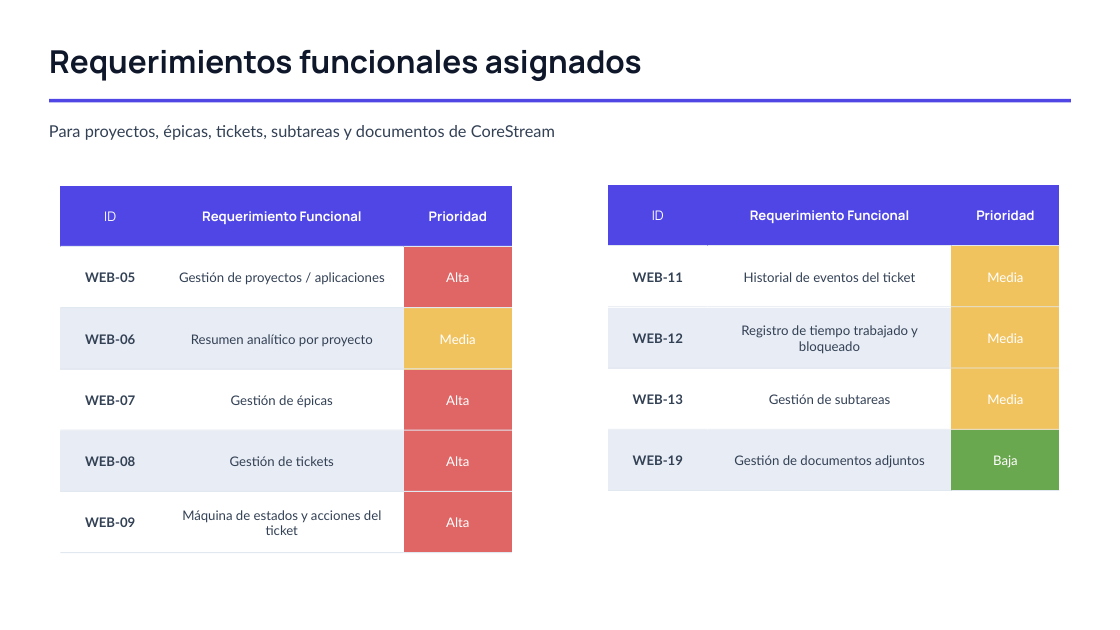
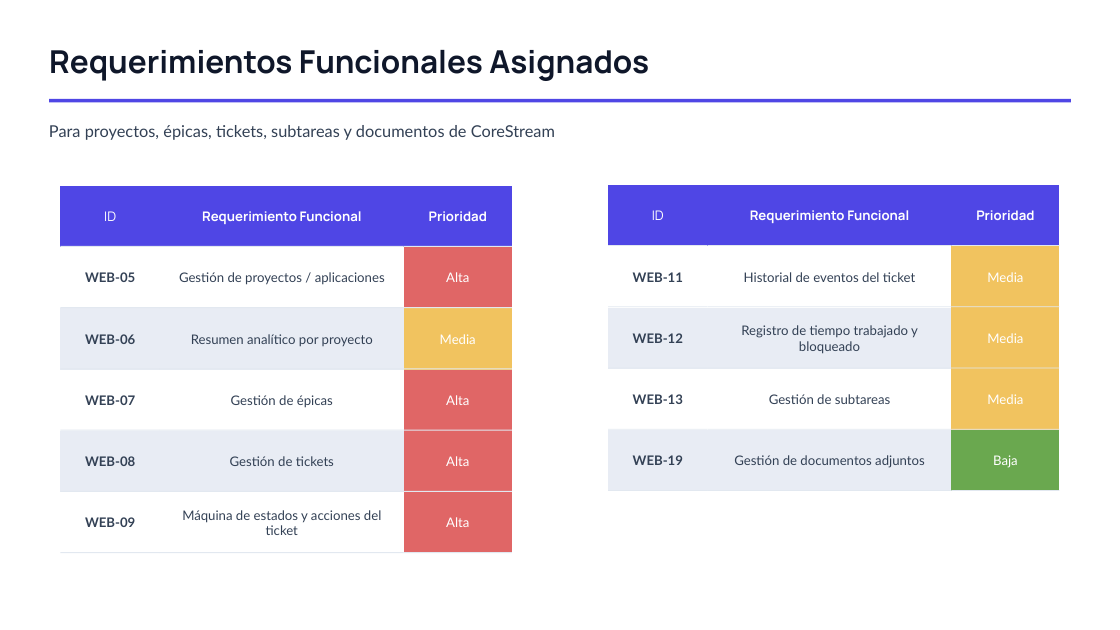
Before and after one commit to bunnybraixen/Grupo-4, a slide deck: slide 6 of Fase 1/Evidencias Grupales/Presentación Proyecto.pptx. Drawn at 1120x630 pixels with LibreOffice and Linux fonts; fonts in the diff are those of the drawing. Boxes give left, top, right and bottom in pixels: in the first picture for what was removed or moved away, otherwise in the second. Text is boxed around its words. In the diff, an @@ line names an element or a change of style, - is before the commit and + after.

```diff
--- a/Fase 1/Evidencias Grupales/Presentación Proyecto.pptx
+++ b/Fase 1/Evidencias Grupales/Presentación Proyecto.pptx
@@ text at [49, 50, 649, 81]: text changed @@
-Requerimientos funcionales asignados
+Requerimientos Funcionales Asignados
```
Also in this commit, not shown: 2 other slides changed.
